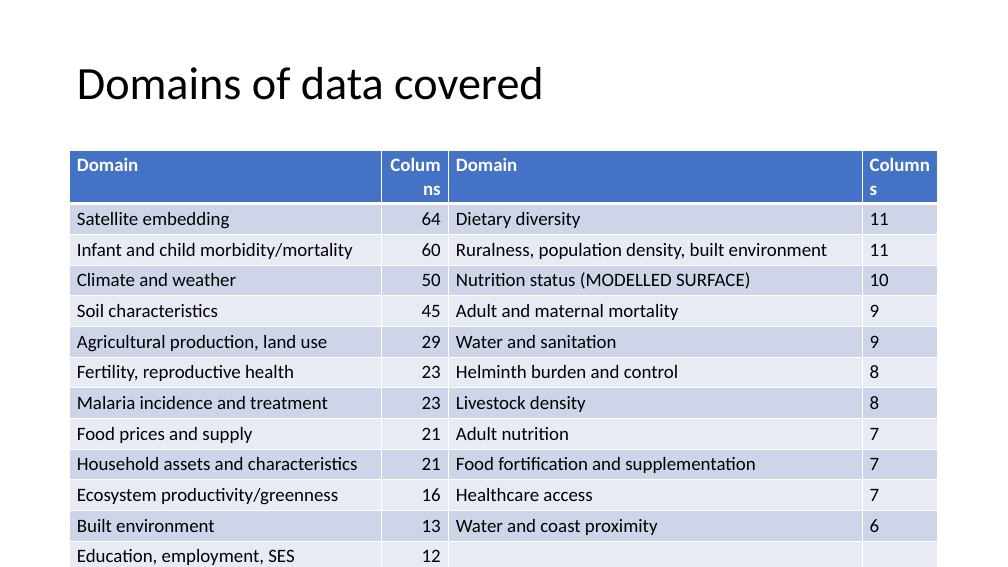
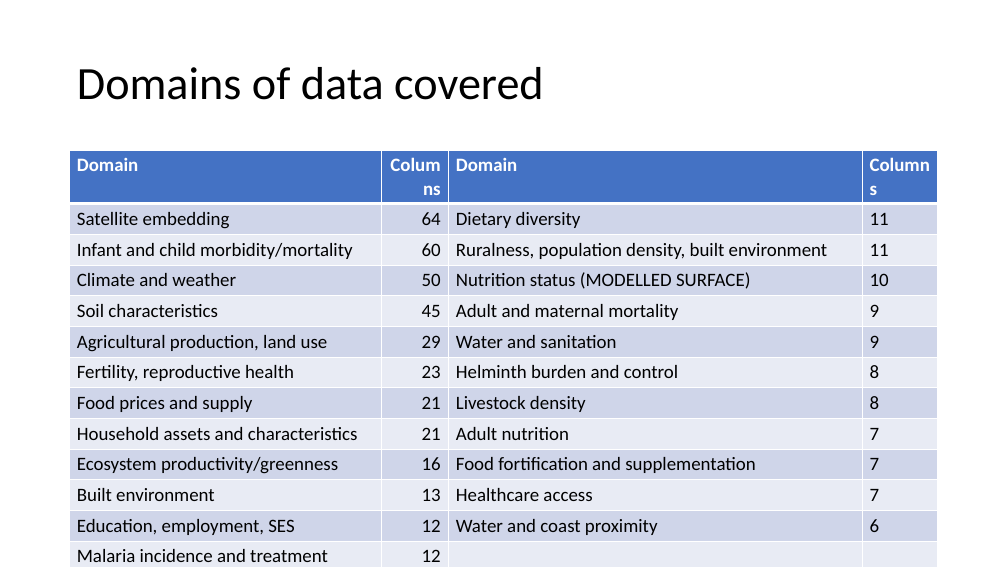
Before and after one commit to amertens/mn-prediction, a slide deck: slide 10 of docs/slides/MN-proxy-Ghana-presentation-2026-09.pptx. Drawn at 1008x567 pixels with LibreOffice and Linux fonts; fonts in the diff are those of the drawing; background and template pictures are left out. Boxes give left, top, right and bottom in pixels: in the first picture for what was removed or moved away, otherwise in the second. Text is boxed around its words. In the diff, an @@ line names an element or a change of style, - is before the commit and + after.

```diff
--- a/docs/slides/MN-proxy-Ghana-presentation-2026-09.pptx
+++ b/docs/slides/MN-proxy-Ghana-presentation-2026-09.pptx
@@ table at <box>70,150,938,566</box> @@
-row 8, column 1: Malaria incidence and treatment
+row 8, column 1: Food prices and supply
-row 8, column 2: 23
+row 8, column 2: 21
-row 9, column 1: Food prices and supply
+row 9, column 1: Household assets and characteristics
-row 10, column 1: Household assets and characteristics
+row 10, column 1: Ecosystem productivity/greenness
-row 10, column 2: 21
+row 10, column 2: 16
-row 11, column 1: Ecosystem productivity/greenness
+row 11, column 1: Built environment
-row 11, column 2: 16
+row 11, column 2: 13
-row 12, column 1: Built environment
+row 12, column 1: Education, employment, SES
-row 12, column 2: 13
+row 12, column 2: 12
-row 13, column 1: Education, employment, SES
+row 13, column 1: Malaria incidence and treatment
```
Also in this commit, not shown: 10 other slides changed, 55 other files.
